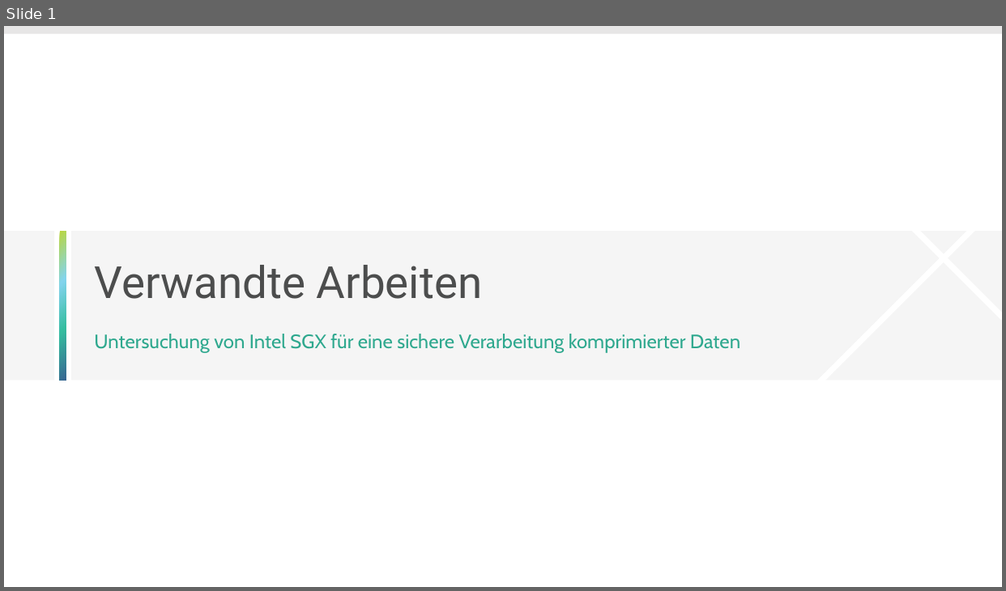
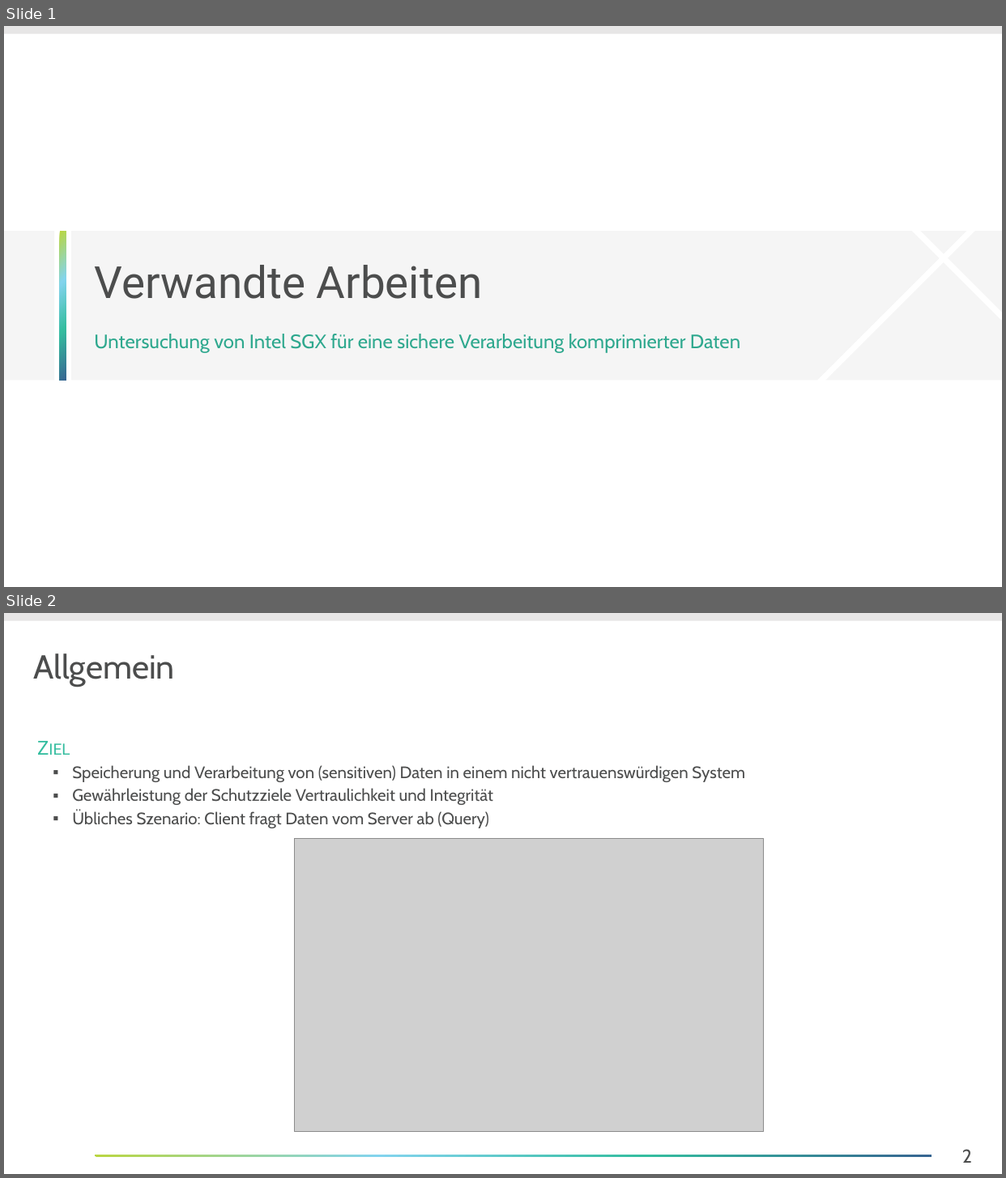
Before and after one commit to Lucku/bachelorthesis, a slide deck: Dokument/Entwürfe/02 Verwandte Arbeiten.pptx. Shown one above the other, each under a label of ours: slide 1 before the commit, slides 1 and 2 after it. The pictures are 1006x591 and 1006x1178 pixels, drawn with LibreOffice and Linux fonts; fonts in the diff are those of the drawing; grey boxes stand for pictures; background and template pictures are left out. Boxes give left, top, right and bottom in pixels: in the first picture for what was removed or moved away, otherwise in the second. Text is boxed around its words. In the diff, an @@ line names an element or a change of style, - is before the commit and + after.

```diff
--- a/Dokument/Entwürfe/02 Verwandte Arbeiten.pptx
+++ b/Dokument/Entwürfe/02 Verwandte Arbeiten.pptx
@@ slide 2 added at (4,613,1002,1174), background #FFFFFF; not listed: 1 template element that a slide beside it also shows @@
@@ title added at (33,653,174,687), 24 pt, text #4C4D4D @@
+Allgemein
@@ text added at (72,765,745,828), 12 pt, text #4C4D4D @@
+  Ziel
+  ▪ Speicherung und Verarbeitung von (sensitiven) Daten in einem nicht vertrauenswürdigen System
+  ▪ Gewährleistung der Schutzziele Vertraulichkeit und Integrität
+  ▪ Übliches Szenario: Client fragt Daten vom Server ab (Query)
@@ picture added at (295,838,764,1131) @@
@@ rectangle added at (95,1155,932,1157), fill gradient #BAD641 to #83D4EE to #34BD9F to #376591 @@
@@ page number added at (962,1149,972,1163), 13.5 pt, text #4C4D4D @@
+2
```
Also in this commit, not shown: 8 other slides added, 5 slides removed, 11 other files.
